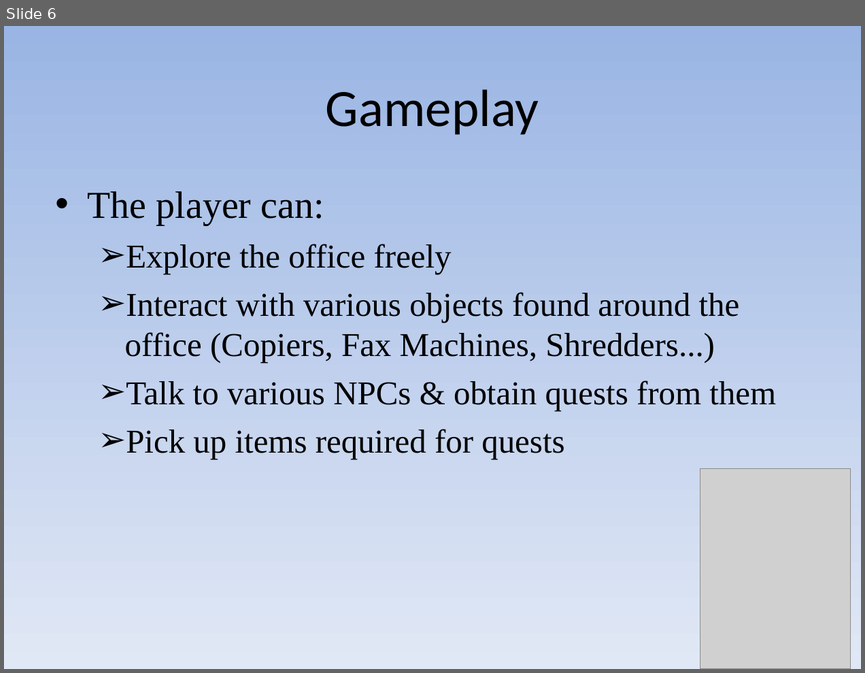
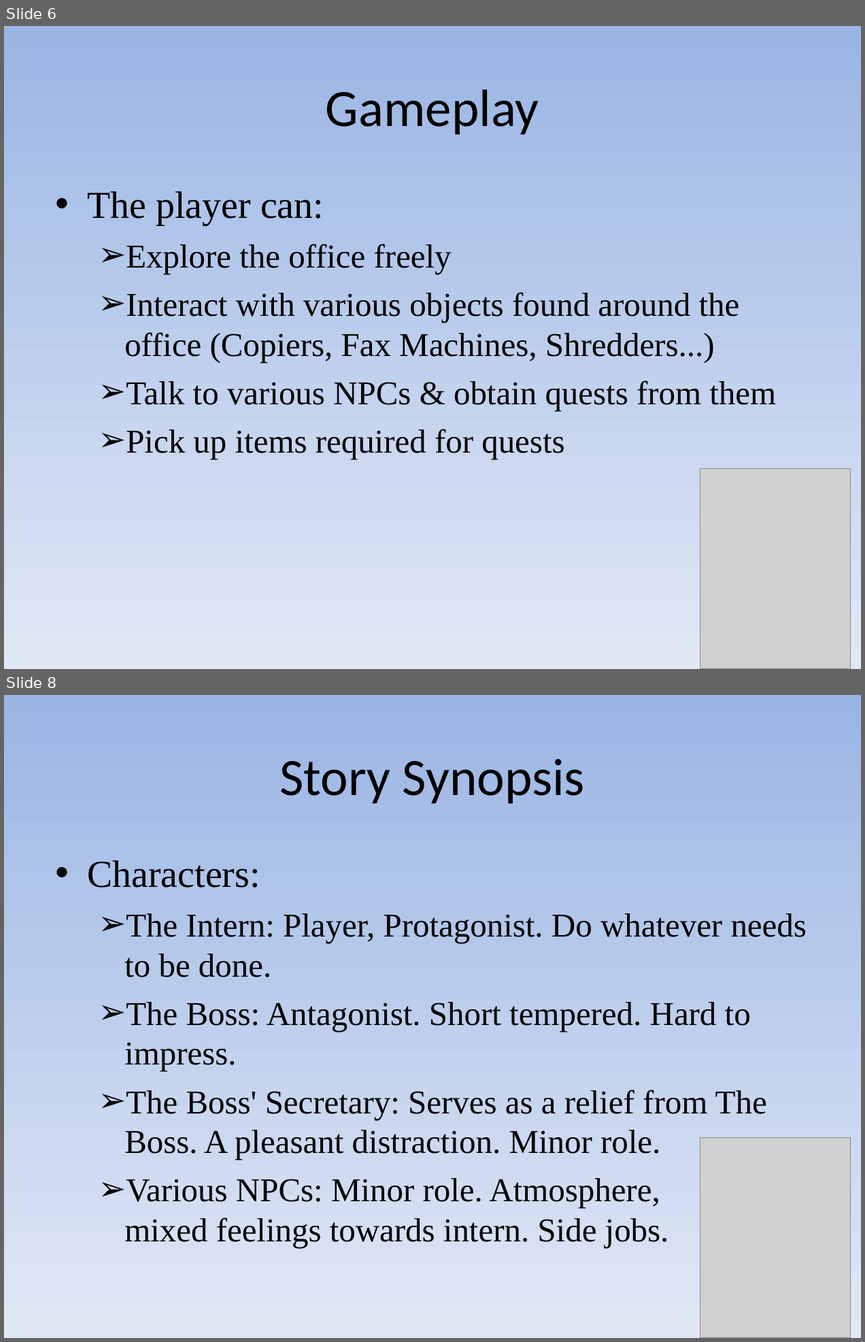
Before and after one commit to w016869e/intern-quest, a slide deck: docs/proposal_show.pps. Shown one above the other, each under a label of ours: slide 6 before the commit, slides 6 and 8 after it; the slides between them are not shown. The pictures are 865x673 and 865x1342 pixels, drawn with LibreOffice and Linux fonts; fonts in the diff are those of the drawing; grey boxes stand for pictures. Boxes give left, top, right and bottom in pixels: in the first picture for what was removed or moved away, otherwise in the second. Text is boxed around its words. In the diff, an @@ line names an element or a change of style, - is before the commit and + after.

Commit message:
Filling in missing sections of the proposal. Needs review. It was made with OOo so we should confirm that it can be opened happily with MSO. The sprites need to be fixed for the last slides (which were just copies so the sprites are all the same). The final slide can probably be a conclusion to the sprites' actions.

```diff
--- a/docs/proposal_show.pps
+++ b/docs/proposal_show.pps
@@ slide 8 added at [4,695,861,1338], background gradient #9AB5E4 to #E1E8F5 @@
@@ text added at [279,759,585,804], 44 pt, text #000000 @@
+Story Synopsis
@@ text added at [87,860,806,1248], 28 pt, text #000000 @@
+• Characters:
+  ➢ The Intern: Player, Protagonist. Do whatever needs to be done.
+  ➢ The Boss: Antagonist. Short tempered. Hard to impress.
+  ➢ The Boss' Secretary: Serves as a relief from The Boss. A pleasant distraction. Minor role.
+  ➢ Various NPCs: Minor role. Atmosphere,
+    mixed feelings towards intern. Side jobs.
@@ picture added at [700,1137,851,1338] @@
```
Also in this commit, not shown: 4 other slides changed, 8 other slides added.
